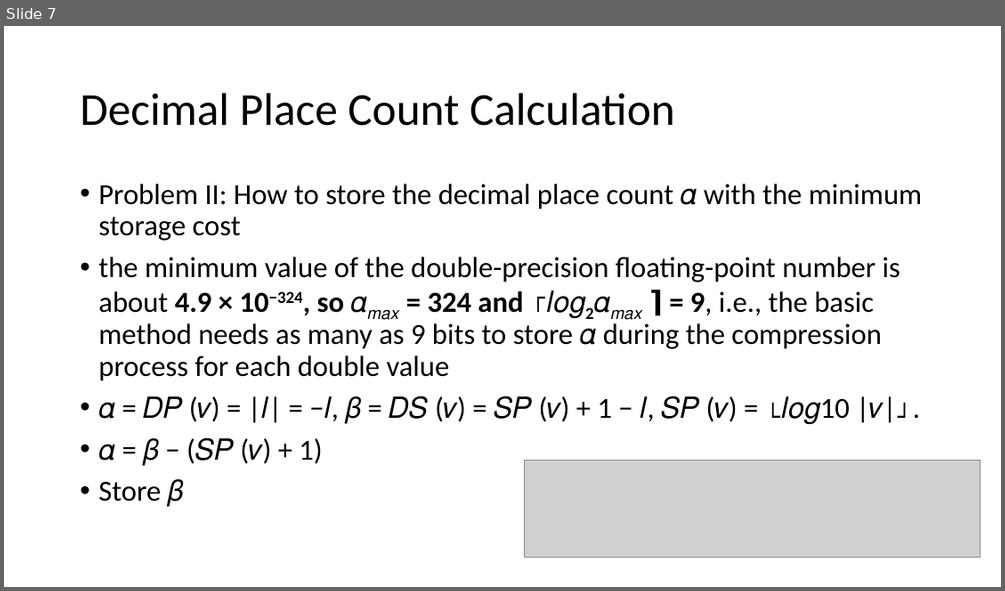
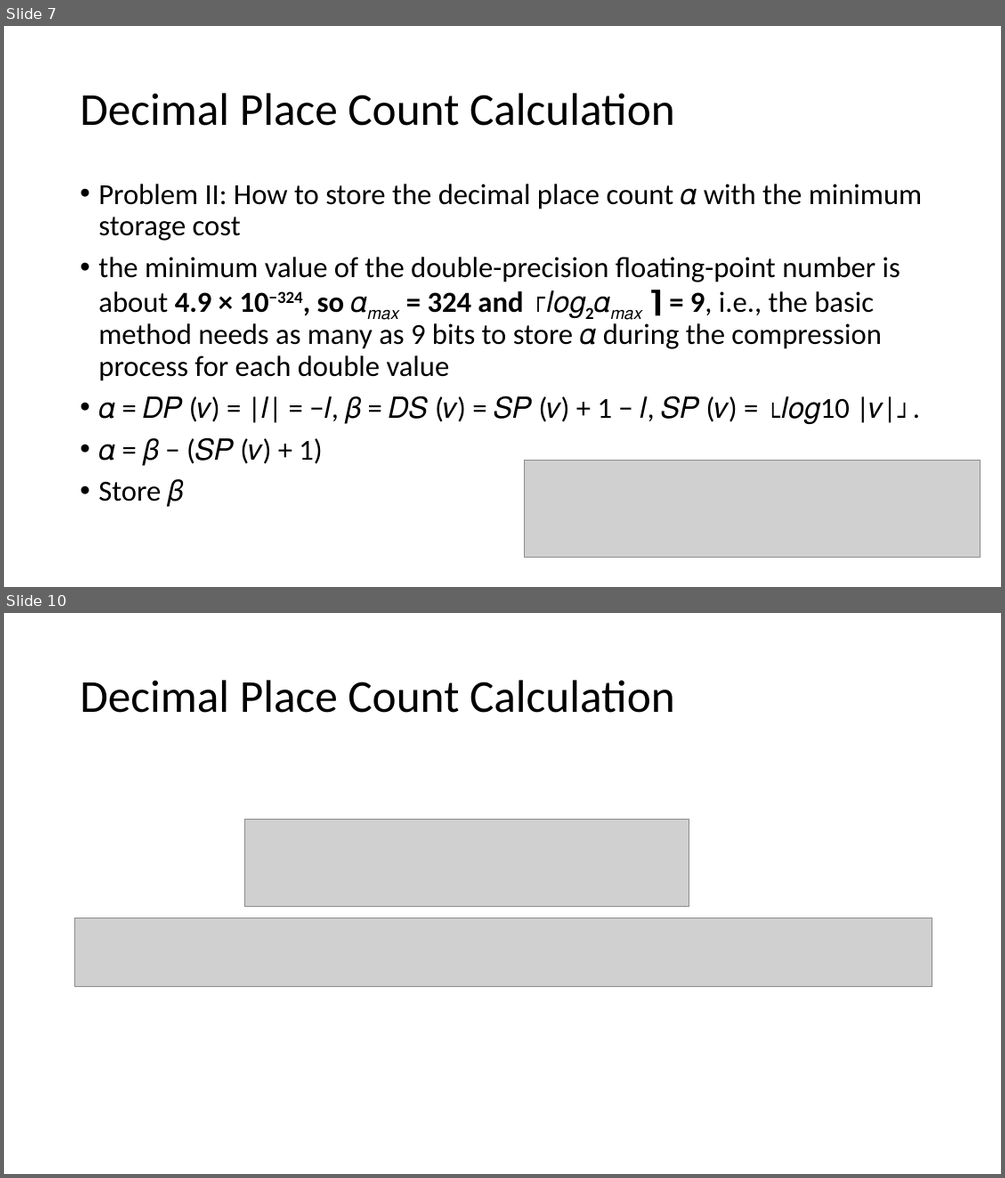
Before and after one commit to xjz17/exchange_file_ppt, a slide deck: Elf.pptx. Shown one above the other, each under a label of ours: slide 7 before the commit, slides 7 and 10 after it; the slides between them are not shown. The pictures are 1005x591 and 1005x1178 pixels, drawn with LibreOffice and Linux fonts; fonts in the diff are those of the drawing; grey boxes stand for pictures. Boxes give left, top, right and bottom in pixels: in the first picture for what was removed or moved away, otherwise in the second. Text is boxed around its words. In the diff, an @@ line names an element or a change of style, - is before the commit and + after.

```diff
--- a/Elf.pptx
+++ b/Elf.pptx
@@ slide 10 added at bbox=[4, 613, 1001, 1174], background #FFFFFF @@
@@ title added at bbox=[80, 680, 675, 713], 44 pt, text #000000 @@
+Decimal Place Count Calculation
@@ picture added at bbox=[245, 819, 689, 907] @@
@@ picture added at bbox=[75, 917, 933, 986] @@
```
Also in this commit, not shown: 4 other slides added.
